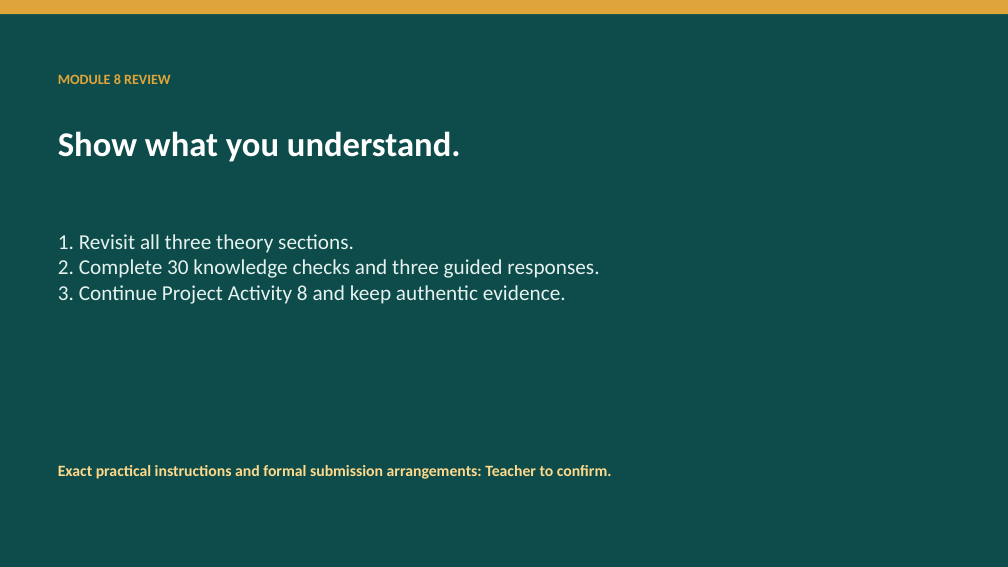
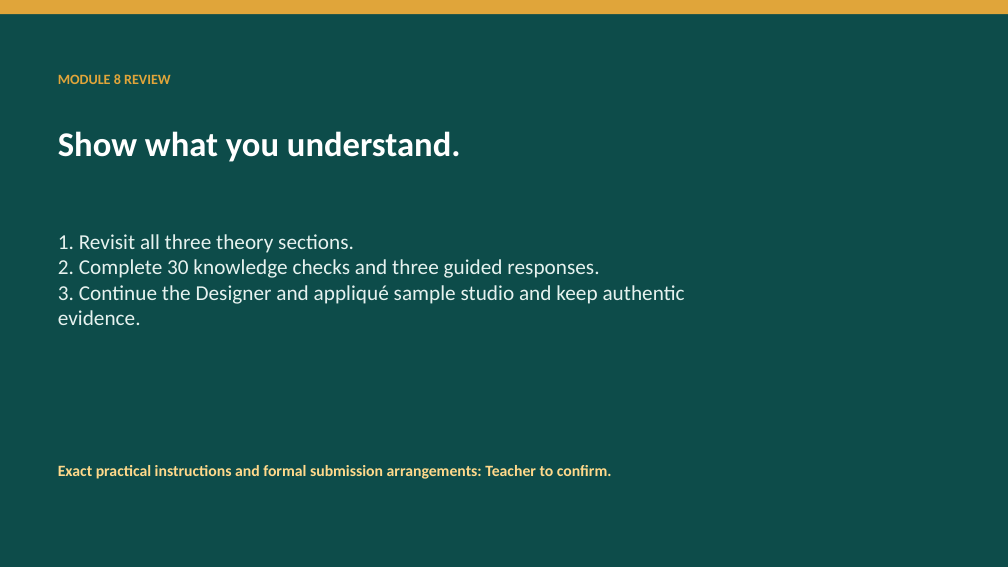
Before and after one commit to stevencowell/Year-7-8-Lunch-Is-Packed, a slide deck: slide 8 of resources/presentations/Lunch-Is-Packed-Module-08-decoration-and-surface-design.pptx. Drawn at 1008x567 pixels with LibreOffice and Linux fonts; fonts in the diff are those of the drawing. Boxes give left, top, right and bottom in pixels: in the first picture for what was removed or moved away, otherwise in the second. Text is boxed around its words. In the diff, an @@ line names an element or a change of style, - is before the commit and + after.

```diff
--- a/resources/presentations/Lunch-Is-Packed-Module-08-decoration-and-surface-design.pptx
+++ b/resources/presentations/Lunch-Is-Packed-Module-08-decoration-and-surface-design.pptx
@@ text at [58, 285, 685, 325]: text changed @@
-3. Continue Project Activity 8 and keep authentic evidence.
+3. Continue the Designer and appliqué sample studio and keep authentic evidence.
```
Also in this commit, not shown: 3 other slides changed, 48 other files.
